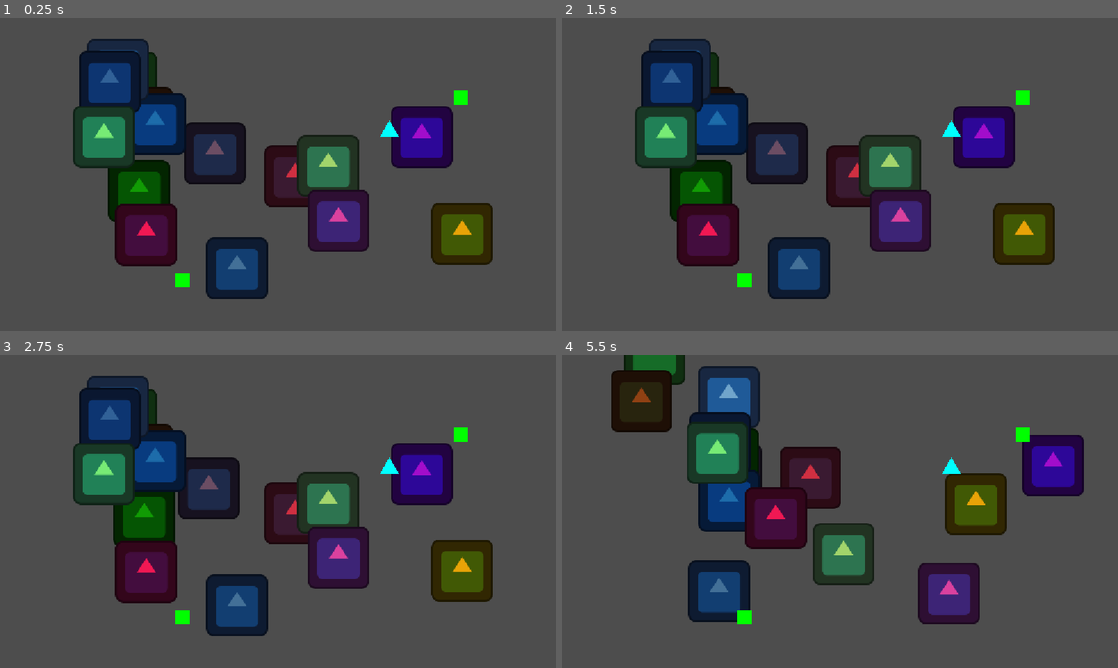
Above: before the commit, frames 1-4 (two rows, left to right).
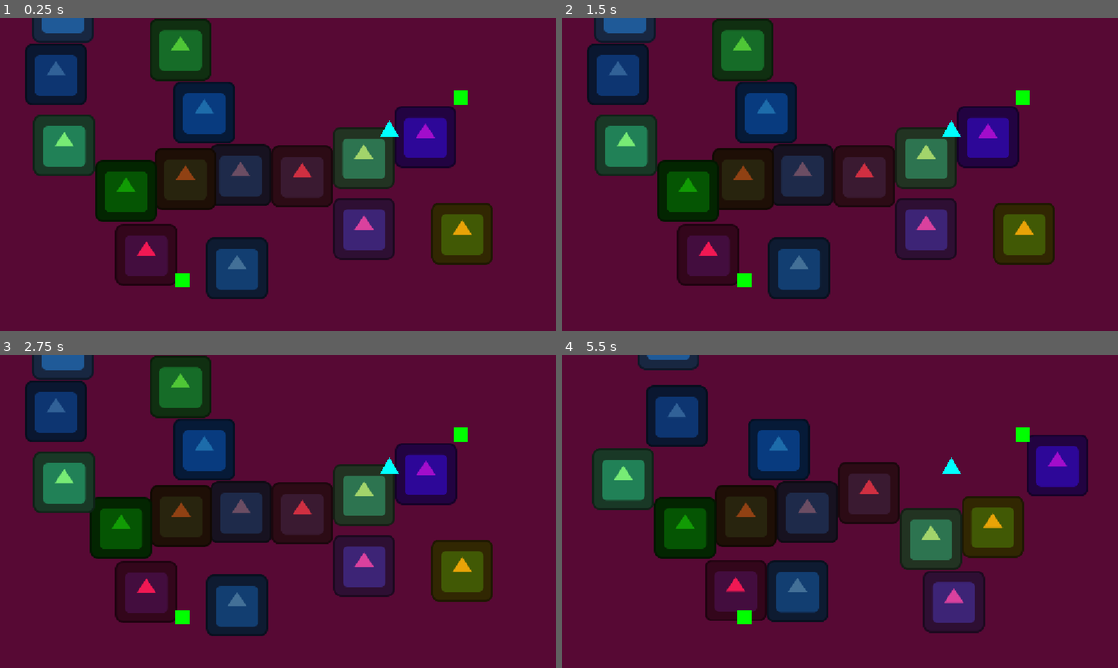
Above: after the commit, the same moments.

Repository: Tijana0/Last-One-Dancing
Game: Godot game, scene res://scenes/game_room.tscn
The game is run twice, just before and just after one commit, with the same random seed, the same clock (stepped at 60 frames per second) and the same inputs. This scene is started directly instead of the project's main scene. The engine's default icon, where the game draws it, is replaced by a stand-in: a white triangle on a blue panel in a dark square.
Inputs:
- Up to frame 1 (0.25 s): no input
- Up to frame 2 (1.5 s): tap Enter (ui_accept) at 0.5, 0.77, 1.25 s; hold Right (ui_right) 0.53-1.28 s; tap F (dance) at 0.6 s; hold Down (ui_down) from 1.28 s (still down); tap K at 1.35 s
- Up to frame 3 (2.75 s): tap Enter (ui_accept) at 1.52, 2 s; release Down (ui_down) at 2.03 s; hold Right (ui_right) from 2.03 s (still down); hold Space from 2.03 s (still down)
- Up to frame 4 (5.5 s): release Right (ui_right) at 2.78 s; release Space at 2.78 s; hold Up (ui_up) 2.78-3.53 s; tap F (dance) at 2.85, 5.1 s; tap Enter (ui_accept) at 3.02, 3.77, 4.52 s; hold K 3.53-4.28 s; hold Left (ui_left) 3.53-5.03 s; tap Space at 4.35 s; hold Down (ui_down) from 5.03 s (still down)

The runs differ from the first frame. In frame 1, 89% of the frame differs, in the area x 0-100%, y 0-100%; in frame 2, 89%; in frame 3, 89%; in frame 4, 96%.

Commit message:
chore: finalize changes before merge to main

Diff:
--- a/prefabs/npc.tscn
+++ b/prefabs/npc.tscn
@@ -1,9 +1,10 @@
-[gd_scene load_steps=4 format=3]
+[gd_scene format=3 uid="uid://cv2bt8x4qvu0m"]
 
-[ext_resource type="Script" uid="uid://bvtgbppdpf40a" path="res://scripts/npc.gd" id="1_1ov3m"]
+[ext_resource type="Script" path="res://scripts/npc.gd" id="1_1ov3m"]
 [ext_resource type="Texture2D" uid="uid://si5mmnxoe7lj" path="res://icon.svg" id="2_cuwdc"]
 
-[sub_resource type="CircleShape2D" id="CircleShape2D_bgv50"]
+[sub_resource type="RectangleShape2D" id="RectangleShape2D_1ov3m"]
+size = Vector2(128, 130)
 
 [node name="NPC" type="CharacterBody2D" unique_id=1053508573]
 script = ExtResource("1_1ov3m")
@@ -12,4 +13,5 @@
 texture = ExtResource("2_cuwdc")
 
 [node name="CollisionShape2D" type="CollisionShape2D" parent="." unique_id=148613396]
-shape = SubResource("CircleShape2D_bgv50")
+position = Vector2(-1, 0)
+shape = SubResource("RectangleShape2D_1ov3m")
--- a/prefabs/player.tscn
+++ b/prefabs/player.tscn
@@ -67,7 +67,7 @@
 size = Vector2(126, 127)
 
 [sub_resource type="CircleShape2D" id="CircleShape2D_r66lb"]
-radius = 150.0
+radius = 55.00909
 
 [node name="Player" type="CharacterBody2D" unique_id=529327571]
 script = ExtResource("1_g2els")
@@ -80,7 +80,7 @@
 position = Vector2(0, -0.5)
 shape = SubResource("RectangleShape2D_g2els")
 
-[node name="HUD" type="CanvasLayer" parent="."]
+[node name="HUD" type="CanvasLayer" parent="." unique_id=919788325]
 visible = false
 
 [node name="LivesContainer" type="HBoxContainer" parent="HUD" unique_id=1208768259]
@@ -88,7 +88,6 @@
 offset_top = 20.0
 offset_right = 148.0
 offset_bottom = 40.0
-alignment = 0
 
 [node name="Heart1" type="ColorRect" parent="HUD/LivesContainer" unique_id=751434008]
 layout_mode = 2
@@ -114,30 +113,29 @@
 offset_right = 148.0
 offset_bottom = -20.0
 grow_vertical = 0
-alignment = 0
 
-[node name="Slot1" type="ColorRect" parent="HUD/InventoryContainer"]
+[node name="Slot1" type="ColorRect" parent="HUD/InventoryContainer" unique_id=419356005]
 layout_mode = 2
 size_flags_horizontal = 3
 color = Color(0, 0, 0, 0.5)
 
-[node name="Icon" type="Node2D" parent="HUD/InventoryContainer/Slot1"]
+[node name="Icon" type="Node2D" parent="HUD/InventoryContainer/Slot1" unique_id=693889895]
 position = Vector2(15, 15)
 
-[node name="Slot2" type="ColorRect" parent="HUD/InventoryContainer"]
+[node name="Slot2" type="ColorRect" parent="HUD/InventoryContainer" unique_id=1597742044]
 layout_mode = 2
 size_flags_horizontal = 3
 color = Color(0, 0, 0, 0.5)
 
-[node name="Icon" type="Node2D" parent="HUD/InventoryContainer/Slot2"]
+[node name="Icon" type="Node2D" parent="HUD/InventoryContainer/Slot2" unique_id=1146626593]
 position = Vector2(15, 15)
 
-[node name="Slot3" type="ColorRect" parent="HUD/InventoryContainer"]
+[node name="Slot3" type="ColorRect" parent="HUD/InventoryContainer" unique_id=1367116814]
 layout_mode = 2
 size_flags_horizontal = 3
 color = Color(0, 0, 0, 0.5)
 
-[node name="Icon" type="Node2D" parent="HUD/InventoryContainer/Slot3"]
+[node name="Icon" type="Node2D" parent="HUD/InventoryContainer/Slot3" unique_id=1199567296]
 position = Vector2(15, 15)
 
 [node name="GameOverLayer" type="CanvasLayer" parent="." unique_id=1944903136]
--- a/scenes/game_room.tscn
+++ b/scenes/game_room.tscn
@@ -7,6 +7,7 @@
 script = ExtResource("1_2xdb1")
 
 [node name="ColorRect" type="ColorRect" parent="." unique_id=975775729]
+custom_minimum_size = Vector2(2500, 2000)
 anchors_preset = 15
 anchor_right = 1.0
 anchor_bottom = 1.0
@@ -19,5 +20,5 @@
 [node name="Camera2D" type="Camera2D" parent="." unique_id=1796710325]
 
 [node name="MultiplayerSpawner" type="MultiplayerSpawner" parent="." unique_id=1384218375]
-_spawnable_scenes = PackedStringArray("uid://dsmqohxdfj6x2")
+_spawnable_scenes = PackedStringArray("")
 spawn_path = NodePath("..")
--- a/scenes/player.tscn
+++ b/scenes/player.tscn
@@ -16,32 +16,32 @@
 position = Vector2(0, -0.5)
 shape = SubResource("RectangleShape2D_g2els")
 
-[node name="LivesContainer" type="HBoxContainer" parent="."]
+[node name="LivesContainer" type="HBoxContainer" parent="." unique_id=1942603809]
 offset_left = -64.0
 offset_top = -90.0
 offset_right = 64.0
 offset_bottom = -70.0
 alignment = 1
 
-[node name="Heart1" type="ColorRect" parent="LivesContainer"]
+[node name="Heart1" type="ColorRect" parent="LivesContainer" unique_id=740347086]
 layout_mode = 2
 size_flags_horizontal = 3
 color = Color(1, 0, 0, 1)
 
-[node name="Heart2" type="ColorRect" parent="LivesContainer"]
+[node name="Heart2" type="ColorRect" parent="LivesContainer" unique_id=922237664]
 layout_mode = 2
 size_flags_horizontal = 3
 color = Color(1, 0, 0, 1)
 
-[node name="Heart3" type="ColorRect" parent="LivesContainer"]
+[node name="Heart3" type="ColorRect" parent="LivesContainer" unique_id=1599576001]
 layout_mode = 2
 size_flags_horizontal = 3
 color = Color(1, 0, 0, 1)
 
-[node name="GameOverLayer" type="CanvasLayer" parent="."]
+[node name="GameOverLayer" type="CanvasLayer" parent="." unique_id=865989661]
 visible = false
 
-[node name="Background" type="ColorRect" parent="GameOverLayer"]
+[node name="Background" type="ColorRect" parent="GameOverLayer" unique_id=1362988782]
 anchors_preset = 15
 anchor_right = 1.0
 anchor_bottom = 1.0
@@ -49,7 +49,7 @@
 grow_vertical = 2
 color = Color(0, 0, 0, 0.784314)
 
-[node name="Label" type="Label" parent="GameOverLayer"]
+[node name="Label" type="Label" parent="GameOverLayer" unique_id=1986616660]
 anchors_preset = 8
 anchor_left = 0.5
 anchor_top = 0.5
@@ -66,33 +66,39 @@
 horizontal_alignment = 1
 vertical_alignment = 1
 
-[node name="InventoryContainer" type="HBoxContainer" parent="."]
+[node name="InventoryContainer" type="HBoxContainer" parent="." unique_id=1435694472]
 offset_left = -64.0
 offset_top = 60.0
 offset_right = 64.0
 offset_bottom = 90.0
 alignment = 1
 
-[node name="Slot1" type="ColorRect" parent="InventoryContainer"]
+[node name="Slot1" type="ColorRect" parent="InventoryContainer" unique_id=1804760851]
 layout_mode = 2
 size_flags_horizontal = 3
 color = Color(0, 0, 0, 0.5)
 
-[node name="Icon" type="Node2D" parent="InventoryContainer/Slot1"]
+[node name="Icon" type="Node2D" parent="InventoryContainer/Slot1" unique_id=1950118744]
 position = Vector2(15, 15)
 
-[node name="Slot2" type="ColorRect" parent="InventoryContainer"]
+[node name="Slot2" type="ColorRect" parent="InventoryContainer" unique_id=1522306388]
 layout_mode = 2
 size_flags_horizontal = 3
 color = Color(0, 0, 0, 0.5)
 
-[node name="Icon" type="Node2D" parent="InventoryContainer/Slot2"]
+[node name="Icon" type="Node2D" parent="InventoryContainer/Slot2" unique_id=1953594775]
 position = Vector2(15, 15)
 
-[node name="Slot3" type="ColorRect" parent="InventoryContainer"]
+[node name="Slot3" type="ColorRect" parent="InventoryContainer" unique_id=1177333354]
 layout_mode = 2
 size_flags_horizontal = 3
 color = Color(0, 0, 0, 0.5)
 
-[node name="Icon" type="Node2D" parent="InventoryContainer/Slot3"]
+[node name="Icon" type="Node2D" parent="InventoryContainer/Slot3" unique_id=1547092152]
 position = Vector2(15, 15)
+
+[node name="Camera2D" type="Camera2D" parent="." unique_id=648634652]
+limit_left = -1250
+limit_top = -999
+limit_right = 1250
+limit_bottom = 1001
Not shown: 1 places in prefabs/player.tscn that only renumber resources
Not shown: 1 places in scenes/player.tscn that only renumber resources
Not shown, added: scripts/player.gd.uid
